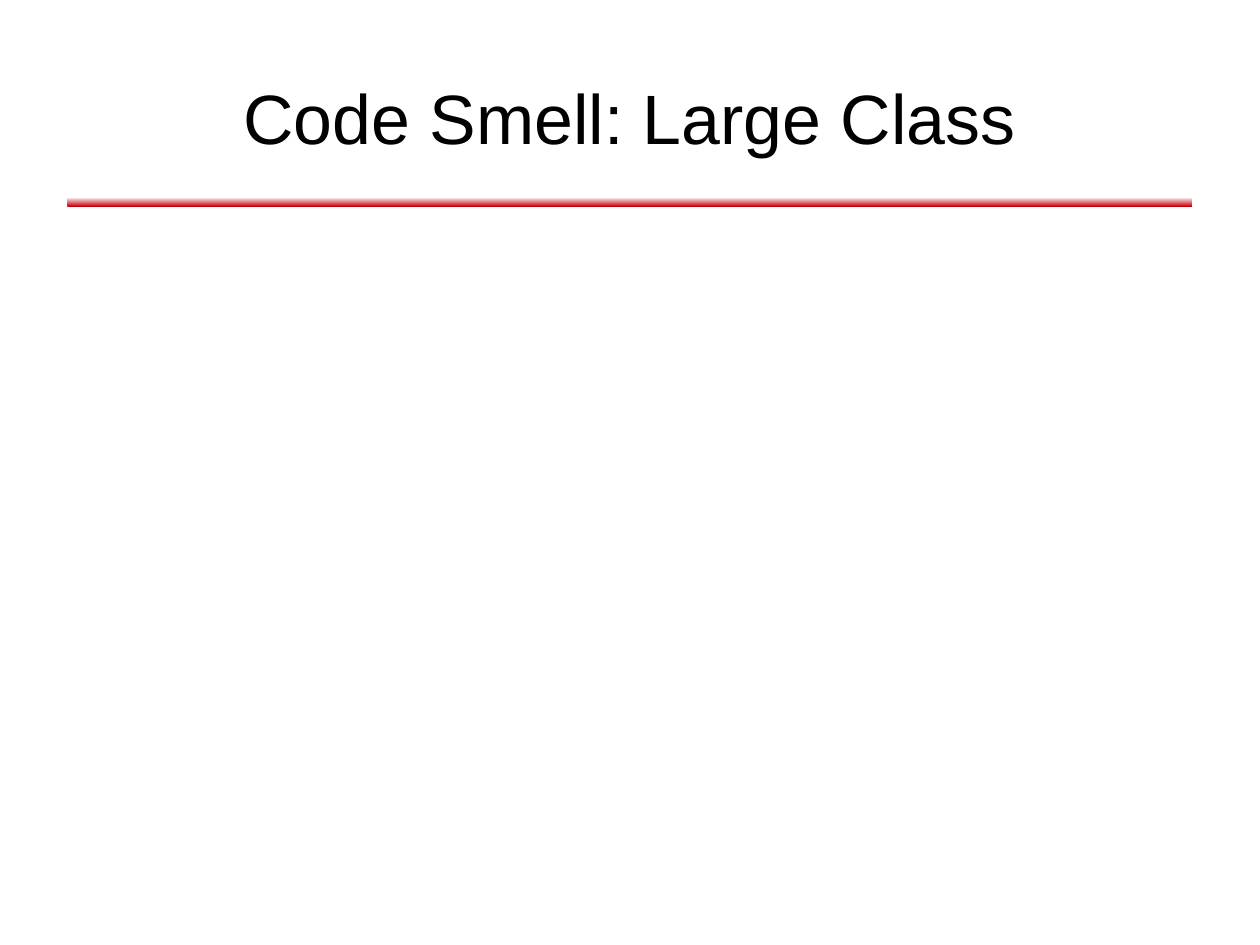
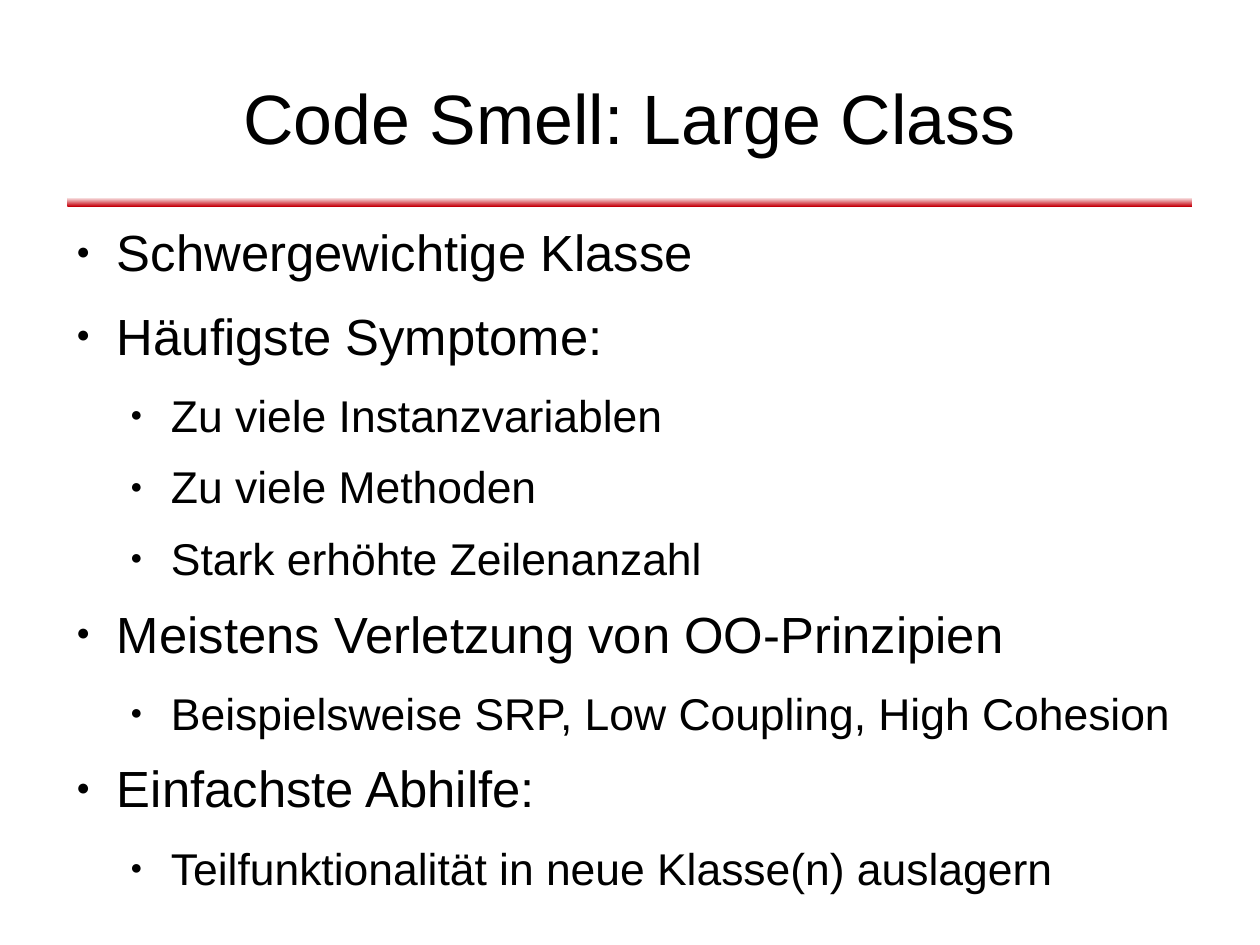
Before and after one commit to dlindner/vorlesung-se2-dhbw, a slide deck: slide 22 of added_2010/Refactoring (2010).odp (slide 21 before the commit). Drawn at 1260x945 pixels with LibreOffice and Linux fonts; fonts in the diff are those of the drawing; background and template pictures are left out. Boxes give left, top, right and bottom in pixels: in the first picture for what was removed or moved away, otherwise in the second. Text is boxed around its words. In the diff, an @@ line names an element or a change of style, - is before the commit and + after.

Commit message:
Neue Refactoring-Vorlesung: Smells fast vollständig

```diff
--- a/added_2010/Refactoring (2010).odp
+++ b/added_2010/Refactoring (2010).odp
@@ text added at bbox=[117, 234, 1170, 894], 28 pt, text #000000 @@
+● Schwergewichtige Klasse
+● Häufigste Symptome:
+  ● Zu viele Instanzvariablen
+  ● Zu viele Methoden
+  ● Stark erhöhte Zeilenanzahl
+● Meistens Verletzung von OO-Prinzipien
+  ● Beispielsweise SRP, Low Coupling, High Cohesion
+● Einfachste Abhilfe:
+  ● Teilfunktionalität in neue Klasse(n) auslagern
```
Also in this commit, not shown: 8 other slides changed, 2 slides added, 1 slide removed, 1 other file.
